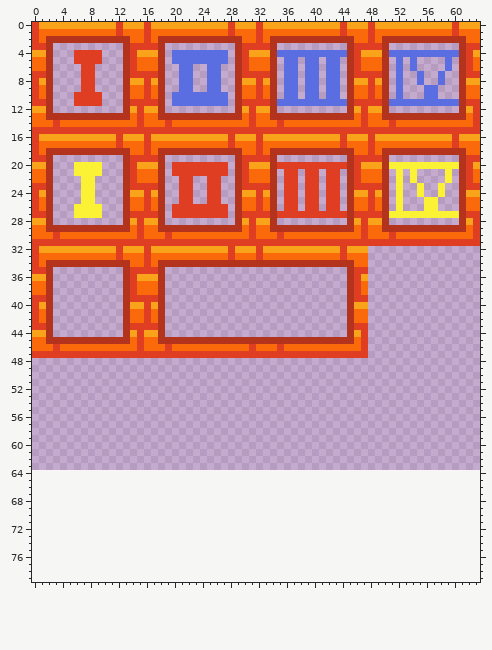
File history of a pixel-art file, assets/aseprite/fire_puzzle.aseprite. Above is the file before it was changed.
64x64 pixels, 1 frame. The old version is drawn lined up with the new one, on the new canvas.
After:
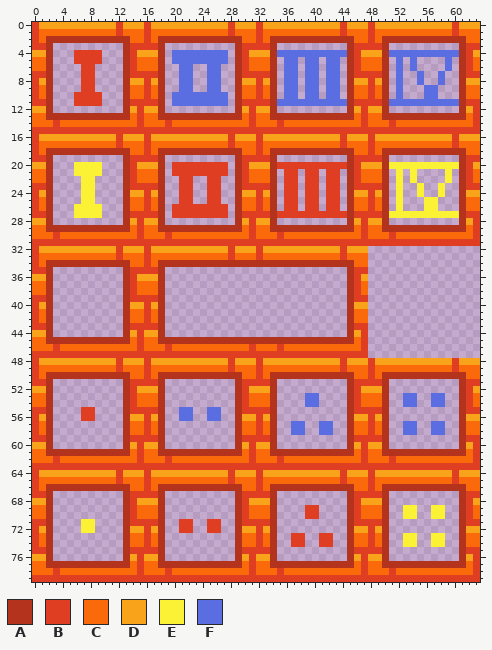
Palette (. is transparent): A #b3331d  B #df3e23  C #fa6a0a  D #f9a31b  E #fbf236  F #5b6ee1
Commit: added alternate more readable puzzle tiles
Edits made:
canvas 64x64 -> 64x80
Changed rows in their new state; - is an unchanged pixel.
first column x 0:
48 BDDDDDDDDDDDBDDDBDDDDDDDDDDDBDDDBDDDDDDDDDDDBDDDBDDDDDDDDDDDBDDD
49 BCCCCCCCCCCCBCCCBCCCCCCCCCCCBCCCBCCCCCCCCCCCBCCCBCCCCCCCCCCCBCCC
50 BCAAAAAAAAAAAACCBCAAAAAAAAAAAACCBCAAAAAAAAAAAACCBCAAAAAAAAAAAACC
51 BBA----------ABBBBA----------ABBBBA----------ABBBBA----------ABB
52 DDA----------ABDDDA----------ABDDDA----------ABDDDA----------ABD
53 CCA----------ABCCCA----------ABCCCA----FF----ABCCCA--FF--FF--ABC
54 CCA----------ABCCCA----------ABCCCA----FF----ABCCCA--FF--FF--ABC
55 BBA----BB----ABBBBA--FF--FF--ABBBBA----------ABBBBA----------ABB
56 BDA----BB----ADDBDA--FF--FF--ADDBDA----------ADDBDA----------ADD
57 BCA----------ACCBCA----------ACCBCA--FF--FF--ACCBCA--FF--FF--ACC
58 BCA----------ACCBCA----------ACCBCA--FF--FF--ACCBCA--FF--FF--ACC
59 BBA----------ABBBBA----------ABBBBA----------ABBBBA----------ABB
60 DDA----------ADBDDA----------ADBDDA----------ADBDDA----------ADB
61 CCAAAAAAAAAAAACBCCAAAAAAAAAAAACBCCAAAAAAAAAAAACBCCAAAAAAAAAAAACB
62 CCCBCCCCCCCCCCCBCCCBCCCCCCCCCCCBCCCBCCCCCCCCCCCBCCCBCCCCCCCCCCCB
63 BBBBBBBBBBBBBBBBBBBBBBBBBBBBBBBBBBBBBBBBBBBBBBBBBBBBBBBBBBBBBBBB
64 BDDDDDDDDDDDBDDDBDDDDDDDDDDDBDDDBDDDDDDDDDDDBDDDBDDDDDDDDDDDBDDD
65 BCCCCCCCCCCCBCCCBCCCCCCCCCCCBCCCBCCCCCCCCCCCBCCCBCCCCCCCCCCCBCCC
66 BCAAAAAAAAAAAACCBCAAAAAAAAAAAACCBCAAAAAAAAAAAACCBCAAAAAAAAAAAACC
67 BBA----------ABBBBA----------ABBBBA----------ABBBBA----------ABB
68 DDA----------ABDDDA----------ABDDDA----------ABDDDA----------ABD
69 CCA----------ABCCCA----------ABCCCA----BB----ABCCCA--EE--EE--ABC
70 CCA----------ABCCCA----------ABCCCA----BB----ABCCCA--EE--EE--ABC
71 BBA----EE----ABBBBA--BB--BB--ABBBBA----------ABBBBA----------ABB
72 BDA----EE----ADDBDA--BB--BB--ADDBDA----------ADDBDA----------ADD
73 BCA----------ACCBCA----------ACCBCA--BB--BB--ACCBCA--EE--EE--ACC
74 BCA----------ACCBCA----------ACCBCA--BB--BB--ACCBCA--EE--EE--ACC
75 BBA----------ABBBBA----------ABBBBA----------ABBBBA----------ABB
76 DDA----------ADBDDA----------ADBDDA----------ADBDDA----------ADB
77 CCAAAAAAAAAAAACBCCAAAAAAAAAAAACBCCAAAAAAAAAAAACBCCAAAAAAAAAAAACB
78 CCCBCCCCCCCCCCCBCCCBCCCCCCCCCCCBCCCBCCCCCCCCCCCBCCCBCCCCCCCCCCCB
79 BBBBBBBBBBBBBBBBBBBBBBBBBBBBBBBBBBBBBBBBBBBBBBBBBBBBBBBBBBBBBBBB
